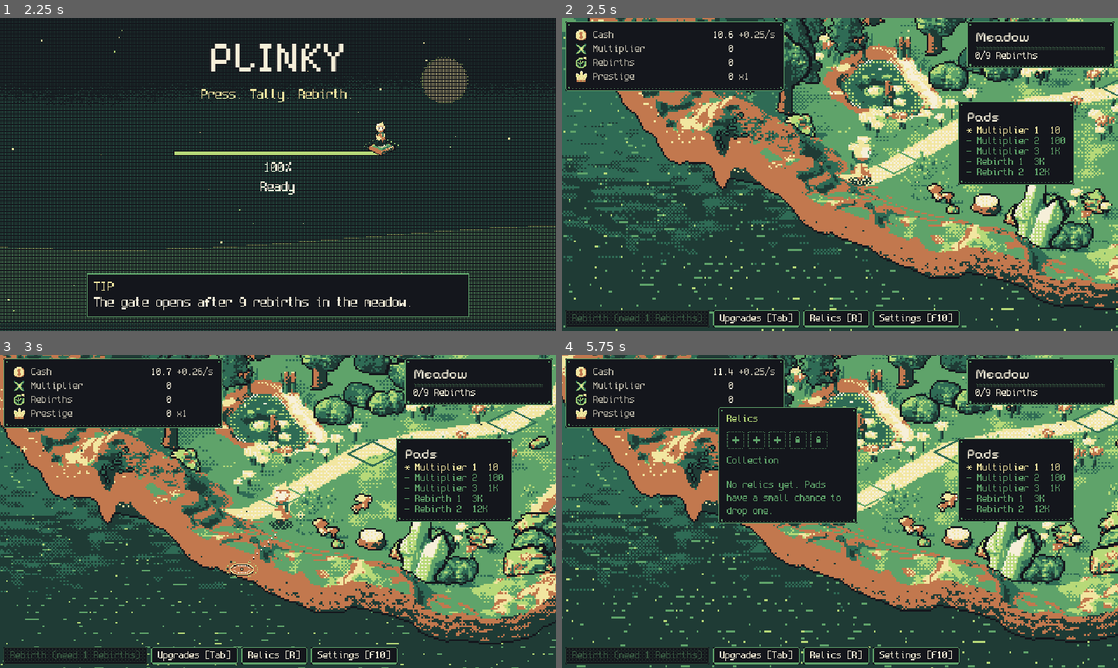
Above: before the commit, frames 1-4 (two rows, left to right).
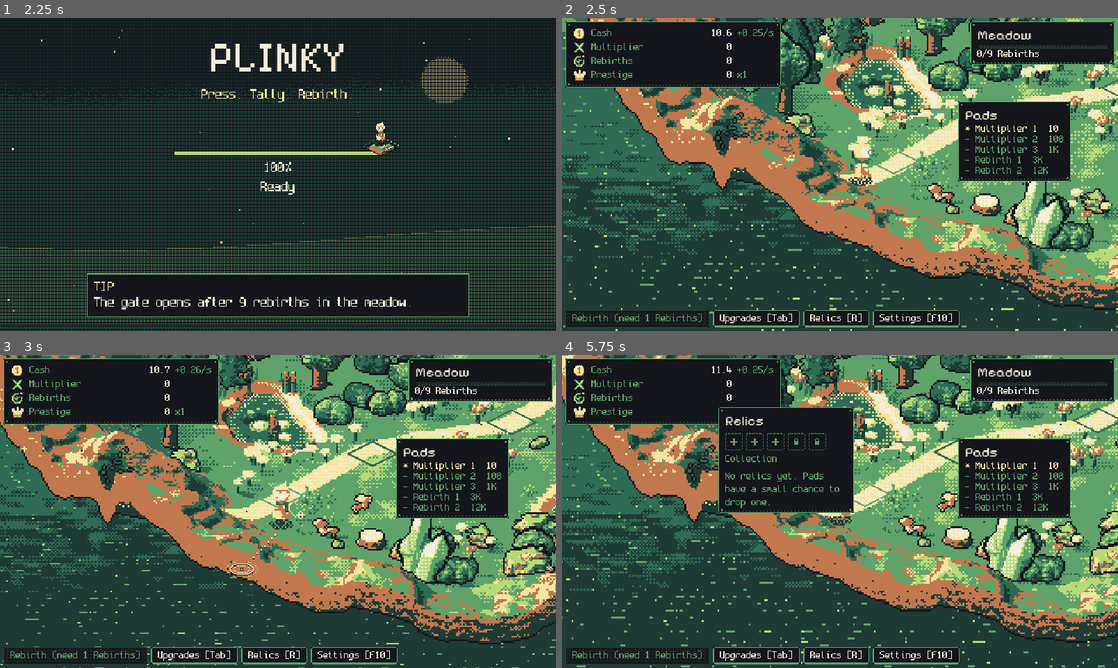
Above: after the commit, the same moments.

Repository: FreezingShock/Plinky
Game: Godot game, scene res://boot/boot.tscn
Same seed, same stepped clock (60 frames per second), same inputs: the game is played once before the commit and once after it.
Inputs (mouse positions are in pixels of both pictures, inside the frame that each line leads up to):
- Up to frame 1 (2.25 s): tap Enter (ui_accept) at 0.5, 0.77, 1.07 s; move the mouse to (400, 158) at 0.52 s; hold D 0.53-1.25 s; tap Space at 0.6 s; click (400, 158) at 0.67 s; drag from (166, 190) to (250, 237) at 1.27 s; move the mouse to (333, 105) at 2.02 s; hold D from 2.03 s (still down); tap 2 at 2.1 s; click (333, 105) at 2.17 s
- Up to frame 2 (2.5 s): keep holding D
- Up to frame 3 (3 s): release D at 2.75 s; drag from (250, 574) to (111, 464) at 2.77 s
- Up to frame 4 (5.75 s): move the mouse to (1006, 558) at 3.52 s; hold A 3.53-4.25 s; tap I at 3.6 s; click (1006, 558) at 3.67 s; tap Enter (ui_accept) at 3.77, 4.07 s; drag from (673, 464) to (756, 433) at 4.27 s; move the mouse to (867, 511) at 5.02 s; hold S from 5.03 s (still down); tap R at 5.1 s; click (867, 511) at 5.17 s

Frame 1 is identical in both runs. In frame 2, 3.6% of the frame differs, in the area x 0-100%, y 1-98%; in frame 3, 3.6%; in frame 4, 5.4%.

Commit message:
GUI consistency pass: one panel frame, titles, dim text, spacing
Co-Authored-By: Claude Sonnet 5.5 <noreply@anthropic.com>
Claude-Session: https://claude.ai/code/session_01Pmx9dTmAKF1CbnuCbmjurU

Diff:
--- a/ui/ascii_box.gd
+++ b/ui/ascii_box.gd
@@ -7,9 +7,22 @@
 
 const BAYER: Array[int] = [0, 8, 2, 10, 12, 4, 14, 6, 3, 11, 1, 9, 15, 7, 13, 5]
 
+## Spacing grid (theme.md section 5): every panel uses PANEL_PAD, every button BUTTON_PAD.
+const PANEL_PAD := Vector2(8.0, 6.0)
+const BUTTON_PAD := Vector2(8.0, 4.0)
+
 var kind: Kind = Kind.PANEL
+## Optional border colour (rarity edges on tooltips and toasts). Alpha 0 means use the palette edge.
+var edge_override: Color = Color(0, 0, 0, 0)
 ## Hover ripple phase, advanced by PixelButton while hovered (texels the wash drifts).
 static var phase: int = 0
+
+
+## The one panel frame. Pass a colour to tint the border (rarity), omit for the palette edge.
+static func panel(border: Color = Color(0, 0, 0, 0)) -> AsciiBox:
+	var b := make(Kind.PANEL, PANEL_PAD.x, PANEL_PAD.y)
+	b.edge_override = border
+	return b
 
 
 static func make(p_kind: Kind, pad_x: float = 8.0, pad_y: float = 6.0) -> AsciiBox:
@@ -40,7 +53,7 @@
 	var y: float = floorf(rect.position.y)
 	var w: float = floorf(rect.size.x)
 	var h: float = floorf(rect.size.y)
-	var edge: Color = RelicStyle.edge
+	var edge: Color = RelicStyle.edge if edge_override.a == 0.0 else edge_override
 	var fill: Color = RelicStyle.ink
 	match kind:
 		Kind.HOVER:
@@ -61,7 +74,7 @@
 	_px(ci, x + 1, y + h - 2, 1, 1, edge)
 	_px(ci, x + w - 2, y + h - 2, 1, 1, edge)
 	if kind == Kind.PANEL:
-		var stud: Color = RelicStyle.edge
+		var stud: Color = edge
 		for p: Vector2 in [Vector2(x + 3, y + 3), Vector2(x + w - 5, y + 3), Vector2(x + 3, y + h - 5), Vector2(x + w - 5, y + h - 5)]:
 			_px(ci, p.x, p.y, 2, 2, stud)
 		_dither(ci, Rect2(x + 3, y + h - 3, w - 6, 1), edge, 6)
--- a/ui/display_panel.gd
+++ b/ui/display_panel.gd
@@ -15,6 +15,7 @@
 func bind(win: Window) -> void:
 	_win = win
 	visible = false
+	add_theme_stylebox_override("panel", AsciiBox.panel())
 	var v := VBoxContainer.new()
 	v.add_theme_constant_override("separation", 4)
 	add_child(v)
@@ -52,6 +53,7 @@
 	_hint = Label.new()
 	_hint.custom_minimum_size.x = 220
 	_hint.autowrap_mode = TextServer.AUTOWRAP_WORD
+	_hint.add_theme_color_override("font_color", RelicStyle.dim)
 	v.add_child(_hint)
 
 	var close_btn := PixelButton.new()
@@ -105,7 +107,7 @@
 func _caption(text: String) -> Label:
 	var l := Label.new()
 	l.text = text
-	l.modulate = Color(1, 1, 1, 0.7)
+	l.add_theme_color_override("font_color", RelicStyle.dim)
 	return l
 
 
--- a/ui/fx/pixel_button.gd
+++ b/ui/fx/pixel_button.gd
@@ -9,11 +9,11 @@
 
 func _ready() -> void:
 	texture_filter = CanvasItem.TEXTURE_FILTER_NEAREST
-	add_theme_stylebox_override("normal", AsciiBox.make(AsciiBox.Kind.BUTTON, 8.0, 4.0))
-	add_theme_stylebox_override("hover", AsciiBox.make(AsciiBox.Kind.HOVER, 8.0, 4.0))
-	add_theme_stylebox_override("pressed", AsciiBox.make(AsciiBox.Kind.PRESSED, 8.0, 4.0))
-	add_theme_stylebox_override("disabled", AsciiBox.make(AsciiBox.Kind.DISABLED, 8.0, 4.0))
-	add_theme_color_override("font_disabled_color", RelicStyle.ink.lerp(RelicStyle.edge, 0.5))
+	add_theme_stylebox_override("normal", AsciiBox.make(AsciiBox.Kind.BUTTON, AsciiBox.BUTTON_PAD.x, AsciiBox.BUTTON_PAD.y))
+	add_theme_stylebox_override("hover", AsciiBox.make(AsciiBox.Kind.HOVER, AsciiBox.BUTTON_PAD.x, AsciiBox.BUTTON_PAD.y))
+	add_theme_stylebox_override("pressed", AsciiBox.make(AsciiBox.Kind.PRESSED, AsciiBox.BUTTON_PAD.x, AsciiBox.BUTTON_PAD.y))
+	add_theme_stylebox_override("disabled", AsciiBox.make(AsciiBox.Kind.DISABLED, AsciiBox.BUTTON_PAD.x, AsciiBox.BUTTON_PAD.y))
+	add_theme_color_override("font_disabled_color", RelicStyle.dim)
 	add_theme_stylebox_override("focus", StyleBoxEmpty.new())
 	mouse_entered.connect(_hover.bind(true))
 	mouse_exited.connect(_hover.bind(false))
--- a/ui/hud.gd
+++ b/ui/hud.gd
@@ -66,7 +66,7 @@
 func _panel(pos: Vector2) -> VBoxContainer:
 	var p := PanelContainer.new()
 	p.position = pos
-	p.add_theme_stylebox_override("panel", AsciiBox.make(AsciiBox.Kind.PANEL, 10.0, 8.0))
+	p.add_theme_stylebox_override("panel", AsciiBox.panel())
 	add_child(p)
 	var v := VBoxContainer.new()
 	v.add_theme_constant_override("separation", 0)
@@ -92,14 +92,14 @@
 		var name_l := Label.new()
 		name_l.text = def.display_name
 		name_l.custom_minimum_size.x = 66
-		name_l.modulate = Color(1, 1, 1, 0.7)
+		name_l.add_theme_color_override("font_color", RelicStyle.dim)
 		h.add_child(name_l)
 		var val := Label.new()
 		val.custom_minimum_size.x = 90
 		val.horizontal_alignment = HORIZONTAL_ALIGNMENT_RIGHT
 		h.add_child(val)
 		var rate := Label.new()
-		rate.modulate = Color(1, 1, 1, 0.7)
+		rate.add_theme_color_override("font_color", RelicStyle.dim)
 		h.add_child(rate)
 		_rows[sid] = [val, rate]
 	_prestige_label = _rows.get(&"prestige", [null, null])[1]
@@ -151,7 +151,7 @@
 
 func _build_upgrades() -> void:
 	_upgrades_panel = PanelContainer.new()
-	_upgrades_panel.add_theme_stylebox_override("panel", AsciiBox.make(AsciiBox.Kind.PANEL, 10.0, 8.0))
+	_upgrades_panel.add_theme_stylebox_override("panel", AsciiBox.panel())
 	_upgrades_panel.position = Vector2(4, 96)
 	_upgrades_panel.visible = false
 	add_child(_upgrades_panel)
--- a/ui/pad_list.gd
+++ b/ui/pad_list.gd
@@ -8,7 +8,7 @@
 
 
 func _init() -> void:
-	add_theme_stylebox_override("panel", AsciiBox.make(AsciiBox.Kind.PANEL, 10.0, 8.0))
+	add_theme_stylebox_override("panel", AsciiBox.panel())
 	mouse_filter = Control.MOUSE_FILTER_IGNORE
 
 
--- a/ui/pad_tooltip.gd
+++ b/ui/pad_tooltip.gd
@@ -13,9 +13,9 @@
 	visible = false
 	mouse_filter = Control.MOUSE_FILTER_IGNORE
 	z_index = 200
-	add_theme_stylebox_override("panel", AsciiBox.make(AsciiBox.Kind.PANEL, 8.0, 6.0))
+	add_theme_stylebox_override("panel", AsciiBox.panel())
 	var v := VBoxContainer.new()
-	v.add_theme_constant_override("separation", 1)
+	v.add_theme_constant_override("separation", 2)
 	add_child(v)
 	_title = Label.new()
 	_title.theme_type_variation = &"TitleLabel"
@@ -25,7 +25,7 @@
 	_gain = Label.new()
 	v.add_child(_gain)
 	_state = Label.new()
-	_state.modulate = Color(1, 1, 1, 0.75)
+	_state.add_theme_color_override("font_color", RelicStyle.dim)
 	v.add_child(_state)
 
 
--- a/ui/relic_panel.gd
+++ b/ui/relic_panel.gd
@@ -17,13 +17,13 @@
 var _swap_from: StringName = &""   ## inventory relic waiting for a slot to swap into
 
 func _init() -> void:
-	add_theme_stylebox_override("panel", AsciiBox.make(AsciiBox.Kind.PANEL, 10.0, 8.0))
+	add_theme_stylebox_override("panel", AsciiBox.panel())
 	var v := VBoxContainer.new()
-	v.add_theme_constant_override("separation", 8)
+	v.add_theme_constant_override("separation", 4)
 	add_child(v)
 	var title := Label.new()
+	title.theme_type_variation = &"TitleLabel"
 	title.text = "Relics"
-	title.add_theme_color_override("font_color", RelicStyle.good)
 	v.add_child(title)
 	_slots_row = HBoxContainer.new()
 	_slots_row.add_theme_constant_override("separation", GAP)
--- a/ui/relic_style.gd
+++ b/ui/relic_style.gd
@@ -16,14 +16,3 @@
 		return
 	ink = colors[0]; edge = colors[3]; dim = colors[3]
 	good = colors[4]; accent = colors[5]; text = colors[7]
-
-static func panel_box(border: Color = edge) -> StyleBoxFlat:
-	var sb := StyleBoxFlat.new()
-	sb.bg_color = ink
-	sb.border_color = border
-	sb.set_border_width_all(1)
-	sb.set_content_margin_all(0)
-	sb.content_margin_left = 8; sb.content_margin_right = 8
-	sb.content_margin_top = 6; sb.content_margin_bottom = 6
-	sb.anti_aliasing = false
-	return sb
--- a/ui/relic_toast.gd
+++ b/ui/relic_toast.gd
@@ -14,6 +14,7 @@
 func _init() -> void:
 	visible = false
 	mouse_filter = Control.MOUSE_FILTER_IGNORE
+	add_theme_stylebox_override("panel", AsciiBox.panel())
 	var h := HBoxContainer.new()
 	h.add_theme_constant_override("separation", 6)
 	add_child(h)
@@ -23,7 +24,7 @@
 	h.add_child(_icon)
 	var v := VBoxContainer.new()
 	h.add_child(v)
-	_name = Label.new(); v.add_child(_name)
+	_name = Label.new(); _name.theme_type_variation = &"TitleLabel"; v.add_child(_name)
 	_sub = Label.new(); v.add_child(_sub)
 
 func bind(inv: RelicInventory) -> void:
@@ -34,7 +35,7 @@
 
 func show_drop(d: RelicDef, stacks: int) -> void:
 	var c: Color = d.rarity.readable_color(RelicStyle.ink)
-	add_theme_stylebox_override("panel", RelicStyle.panel_box(d.rarity.color))
+	add_theme_stylebox_override("panel", AsciiBox.panel(d.rarity.color))
 	_icon.texture = d.icon
 	_name.text = d.display_name
 	_name.add_theme_color_override("font_color", c)
--- a/ui/relic_tooltip.gd
+++ b/ui/relic_tooltip.gd
@@ -14,11 +14,12 @@
 	mouse_filter = Control.MOUSE_FILTER_IGNORE
 	z_index = 100
 	visible = false
-	add_theme_stylebox_override("panel", RelicStyle.panel_box())
+	add_theme_stylebox_override("panel", AsciiBox.panel())
 	var v := VBoxContainer.new()
 	v.add_theme_constant_override("separation", 2)
 	add_child(v)
 	_name = _label(v, RelicStyle.text)
+	_name.theme_type_variation = &"TitleLabel"
 	_rarity = _label(v, RelicStyle.text)
 	_body = _label(v, RelicStyle.text)
 	_body.autowrap_mode = TextServer.AUTOWRAP_WORD_SMART
@@ -54,7 +55,7 @@
 	_stats.add_theme_color_override("font_color", RelicStyle.dim if (owned > 0 and not is_equipped) else RelicStyle.good)
 	_hint.text = hint
 	_hint.visible = hint != ""
-	add_theme_stylebox_override("panel", RelicStyle.panel_box(def.rarity.color))
+	add_theme_stylebox_override("panel", AsciiBox.panel(def.rarity.color))
 	_place(anchor)
 
 ## Plain text tooltip for empty and locked slots.
@@ -66,7 +67,7 @@
 	_stats.text = ""
 	_hint.text = ""
 	_rarity.visible = false; _stats.visible = false; _hint.visible = false
-	add_theme_stylebox_override("panel", RelicStyle.panel_box())
+	add_theme_stylebox_override("panel", AsciiBox.panel())
 	_place(anchor)
 
 func _place(anchor: Rect2) -> void:
Not shown, changed: docs/decisions.md
